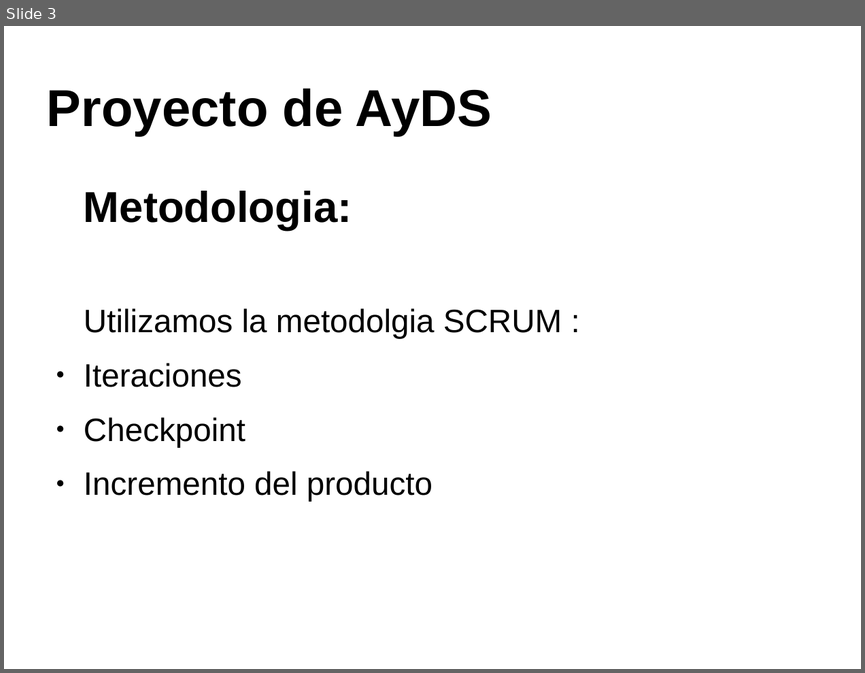
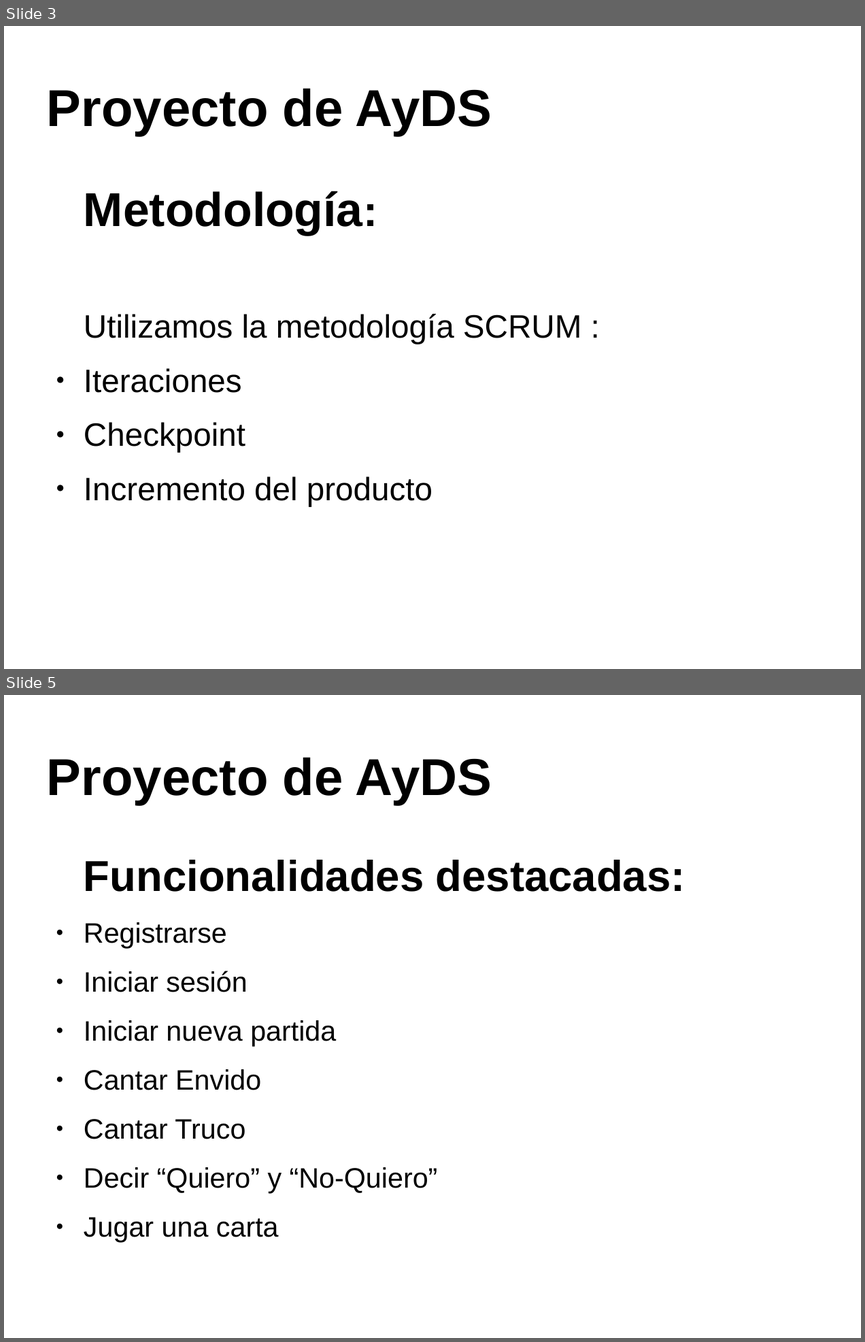
Before and after one commit to valenvivaldi/Proyectos-ZVZ, a slide deck: Presentacion.odp. Shown one above the other, each under a label of ours: slide 3 before the commit, slides 3 and 5 after it; the slides between them are not shown. The pictures are 865x673 and 865x1342 pixels, drawn with LibreOffice and Linux fonts; fonts in the diff are those of the drawing; background and template pictures are left out. Boxes give left, top, right and bottom in pixels: in the first picture for what was removed or moved away, otherwise in the second. Text is boxed around its words. In the diff, an @@ line names an element or a change of style, - is before the commit and + after.

```diff
--- a/Presentacion.odp
+++ b/Presentacion.odp
@@ slide 5 added at <box>4,695,861,1338</box>, background picture (left out) @@
@@ title added at <box>47,757,492,805</box>, 48 pt, text #000000, bold @@
+Proyecto de AyDS
@@ text added at <box>84,860,685,1242</box>, 26 pt, text #000000 @@
+Funcionalidades destacadas:
+● Registrarse
+● Iniciar sesión
+● Iniciar nueva partida
+● Cantar Envido
+● Cantar Truco
+● Decir “Quiero” y “No-Quiero”
+● Jugar una carta
@@ slide 3 changed as well @@
@@ text at <box>84,191,581,344</box>: text changed @@
-Metodologia:
-Utilizamos la metodolgia SCRUM :
+Metodología:
+Utilizamos la metodología SCRUM :
```
Also in this commit, not shown: 3 other slides changed, 4 other slides added, 4 other files.
